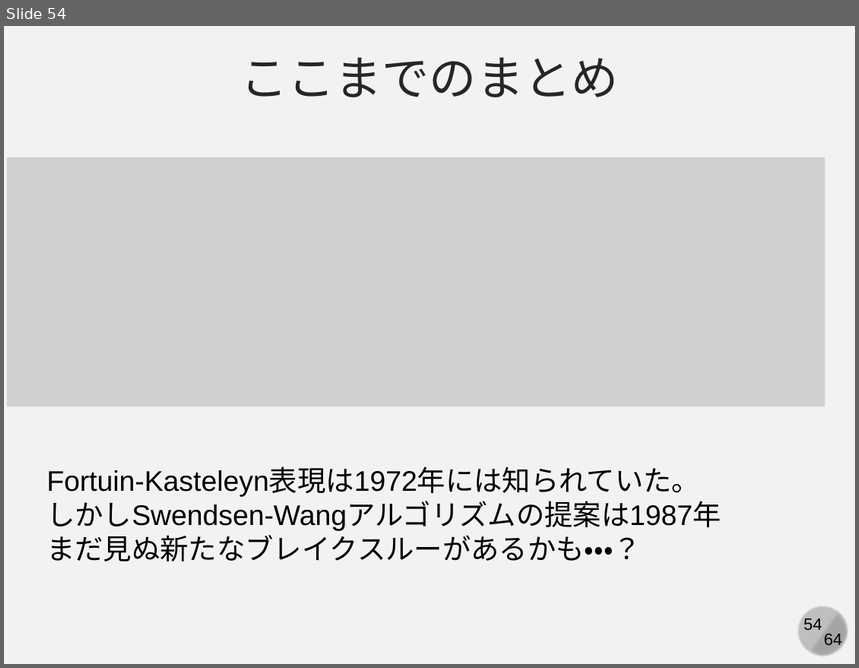
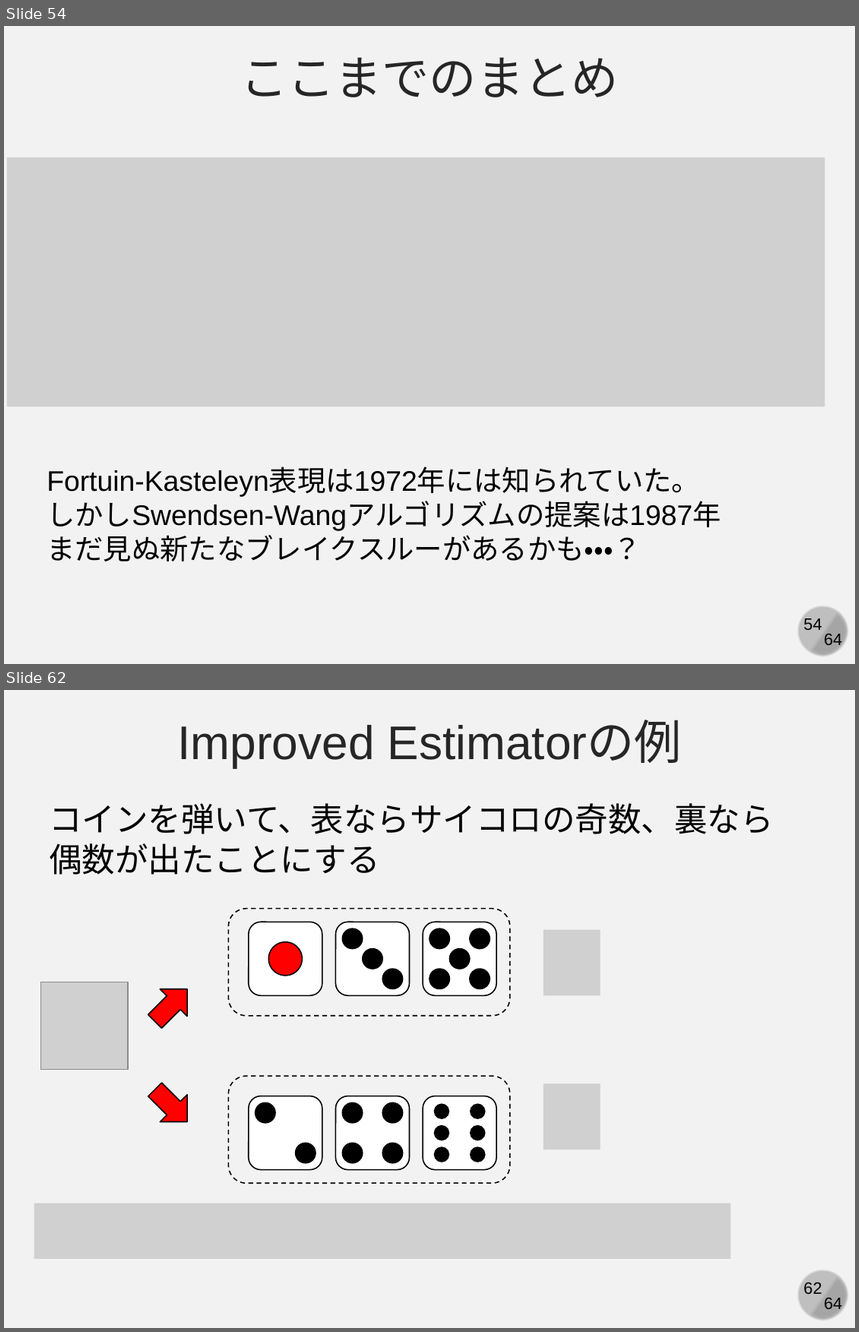
Before and after one commit to kaityo256/simulation_engineering, a slide deck: 04_mc_advanced/simulation04.pptx. Shown one above the other, each under a label of ours: slide 54 before the commit, slides 54 and 62 after it; the slides between them are not shown. The pictures are 859x668 and 859x1332 pixels, drawn with LibreOffice and Linux fonts; fonts in the diff are those of the drawing; grey boxes stand for pictures. Boxes give left, top, right and bottom in pixels: in the first picture for what was removed or moved away, otherwise in the second. Text is boxed around its words. In the diff, an @@ line names an element or a change of style, - is before the commit and + after.

```diff
--- a/04_mc_advanced/simulation04.pptx
+++ b/04_mc_advanced/simulation04.pptx
@@ slide 62 added at <box>4,690,855,1328</box>, background #F2F2F2; not listed: 4 template elements that a slide beside it also shows @@
@@ text added at <box>177,721,682,768</box>, 40 pt, text #262626 @@
+Improved Estimatorの例
@@ text added at <box>49,803,773,875</box>, 28 pt, text #000000 @@
+コインを弾いて、表ならサイコロの奇数、裏なら偶数が出たことにする
@@ rounded rectangle added at <box>229,909,510,1016</box>, outline #000000 1 pt dashed @@
@@ rounded rectangle added at <box>248,923,322,996</box>, fill #FFFFFF, outline #000000 1 pt @@
@@ picture added at <box>544,930,601,996</box> @@
@@ ellipse added at <box>268,942,302,975</box>, fill #FF0000, outline #000000 1 pt @@
@@ group added at <box>336,923,410,996</box>: 3 ellipses, 1 rounded rectangle @@
@@ group added at <box>423,923,496,996</box>: 5 ellipses, 1 rounded rectangle @@
@@ picture added at <box>40,983,127,1070</box> @@
@@ right arrow added at <box>141,976,201,1035</box>, fill #FF0000, outline #000000 1 pt @@
@@ right arrow added at <box>141,1076,201,1135</box>, fill #FF0000, outline #000000 1 pt @@
@@ rounded rectangle added at <box>229,1076,510,1184</box>, outline #000000 1 pt dashed @@
@@ rounded rectangle added at <box>248,1096,322,1170</box>, fill #FFFFFF, outline #000000 1 pt @@
@@ picture added at <box>544,1084,601,1150</box> @@
@@ ellipse added at <box>255,1103,275,1123</box>, fill #000000, outline #000000 1 pt @@
@@ group added at <box>336,1096,410,1170</box>: 4 ellipses, 1 rounded rectangle @@
@@ ellipse added at <box>296,1143,316,1163</box>, fill #000000, outline #000000 1 pt @@
@@ group added at <box>423,1096,496,1170</box>: 6 ellipses, 1 rounded rectangle @@
@@ picture added at <box>34,1203,731,1258</box> @@
```
Also in this commit, not shown: 14 other slides added, 1 slide removed, 1 other file.
